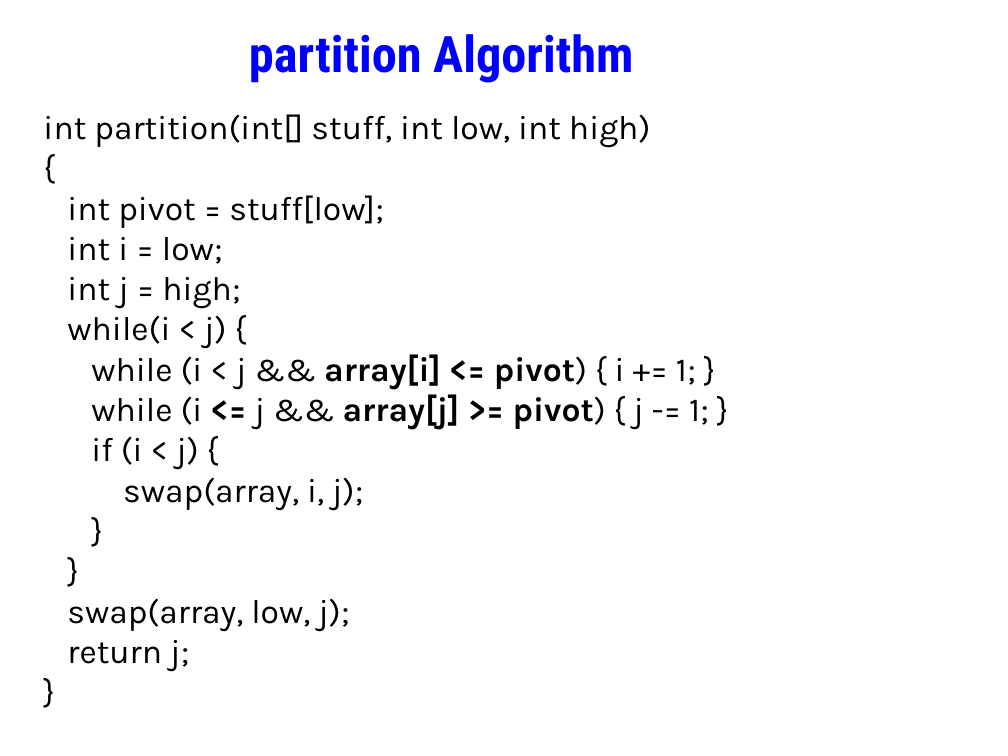
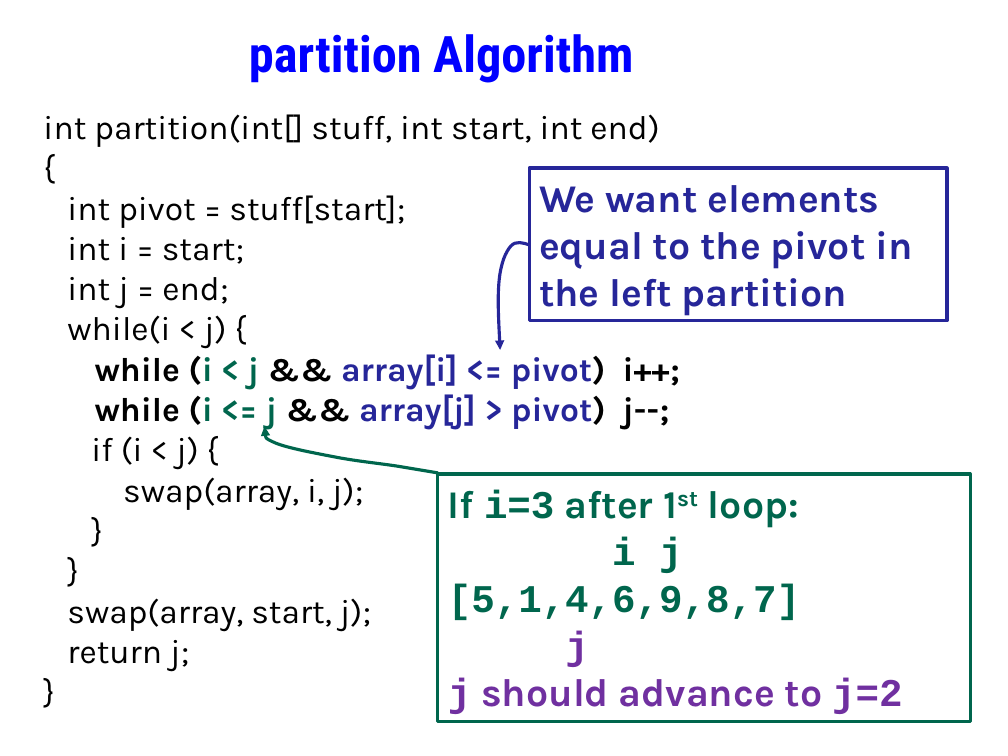
Before and after one commit to Cy-FairCS/cs3, a slide deck: slide 10 of u10b_sorts/notes/nlogn_quickSort/nlogn_quickSort.pptx. Drawn at 1008x756 pixels with LibreOffice and Linux fonts; fonts in the diff are those of the drawing. Boxes give left, top, right and bottom in pixels: in the first picture for what was removed or moved away, otherwise in the second. Text is boxed around its words. In the diff, an @@ line names an element or a change of style, - is before the commit and + after.

```diff
--- a/u10b_sorts/notes/nlogn_quickSort/nlogn_quickSort.pptx
+++ b/u10b_sorts/notes/nlogn_quickSort/nlogn_quickSort.pptx
@@ text at (x1=43, y1=114, x2=659, y2=147): text changed @@
-int partition(int[] stuff, int low, int high)
+int partition(int[] stuff, int start, int end)
@@ rectangle added at (x1=529, y1=168, x2=948, y2=321), outline #262699 2.25 pt, 28 pt, text #262699, bold @@
+We want elements equal to the pivot in the left partition
@@ text at (x1=67, y1=195, x2=405, y2=309): text changed @@
-int pivot = stuff[low];
-int i = low;
-int j = high;
+int pivot = stuff[start];
+int i = start;
+int j = end;
@@ freeform shape added at (x1=498, y1=243, x2=530, y2=350), outline #262699 2.25 pt @@
@@ text at (x1=95, y1=354, x2=680, y2=430): text changed; text colour #000000 to #262699; bold on @@
-while (i < j && array[i] <= pivot) { i += 1; }
-while (i <= j && array[j] >= pivot) { j -= 1; }
+while (i < j && array[i] <= pivot) i++;
+while (i <= j && array[j] > pivot) j--;
@@ freeform shape added at (x1=264, y1=426, x2=437, y2=473), outline #00664D 2.25 pt @@
@@ rectangle added at (x1=437, y1=474, x2=970, y2=722), outline #00664D 2.25 pt, 28 pt, text #00664D, bold @@
+If i=3 after 1st loop:
+i j
+[5,1,4,6,9,8,7]
+j
+j should advance to j=2
@@ text at (x1=67, y1=598, x2=371, y2=632): text changed @@
-swap(array, low, j);
+swap(array, start, j);
```
Also in this commit, not shown: 3 other slides changed, 27 other files.
